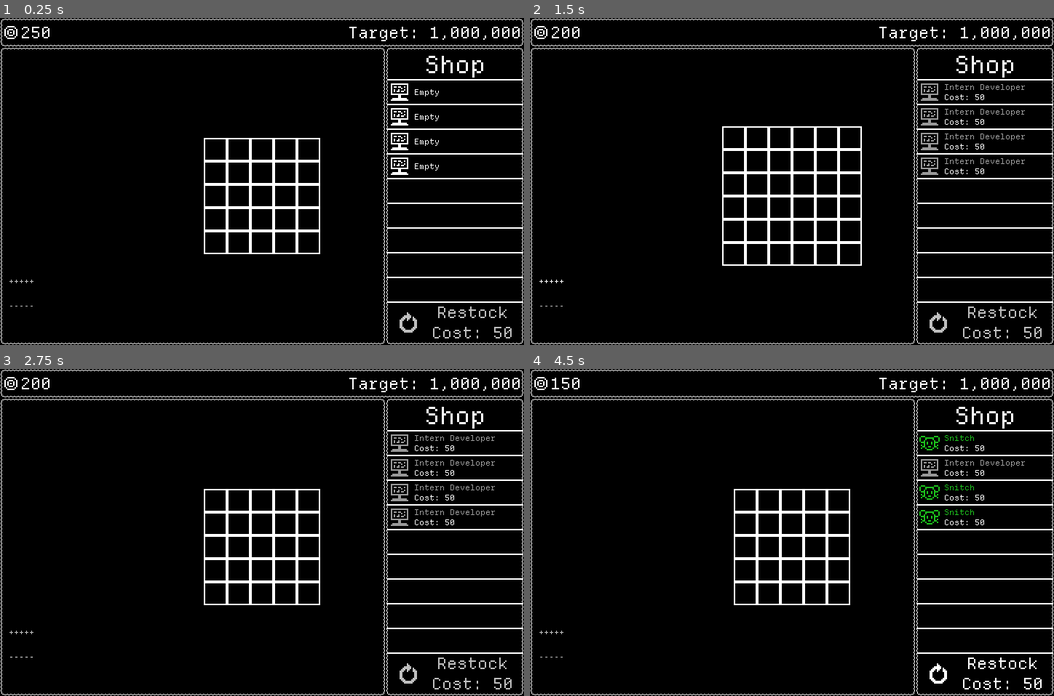
Above: before the commit, frames 1-4 (two rows, left to right).
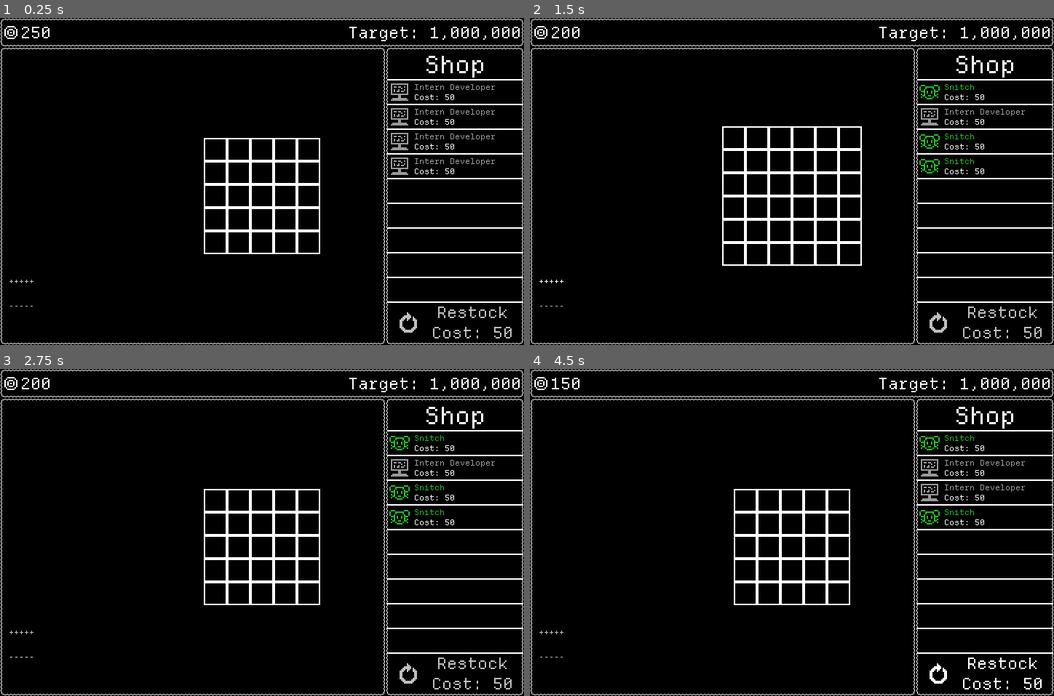
Above: after the commit, the same moments.

Repository: GemDust0/TooBigToFail
Game: Godot game, scene res://Scenes/CorporateSim.tscn
Two runs of this game, one before a commit and one after it. Both use one fixed random seed, a clock stepped at 60 frames per second and the inputs below. This scene is started directly instead of the project's main scene.
Inputs:
- Up to frame 1 (0.25 s): no input
- Up to frame 2 (1.5 s): click "Restock Cost: 50" at 0.5 s; click "+++++" at 1.25 s
- Up to frame 3 (2.75 s): click "-----" at 2 s
- Up to frame 4 (4.5 s): click "+++++" at 2.75 s; click "-----" at 3.5 s; click "Restock Cost: 50" at 4.25 s

The runs differ from the first frame. In frame 1, 0.9% of the frame differs, in the area x 74-95%, y 20-48%; in frame 2, 0.6%; in frame 3, 0.6%; in frame 4, 0.2%.

Commit message:
Free Restock existence

Diff:
--- a/Scripts/EmployeeShop.gd
+++ b/Scripts/EmployeeShop.gd
@@ -17,7 +17,7 @@
 	add_slot()
 	add_slot()
 	add_slot()
-	restock()
+	restock(true)
 
 func add_slot() -> void:
 	var slot: ShopSlot = slot_scene.instantiate()
@@ -25,11 +25,13 @@
 	sim.money_changed.connect(slot.update_description)
 	slots_node.add_child(slot)
 
-func restock() -> void:
-	if sim.money >= 50:
+func restock(ignore_cost: bool=false) -> void:
+	if sim.money < 50 && !ignore_cost:
+		return
+	elif !ignore_cost:
 		sim.money -= 50
-		for slot: ShopSlot in slots:
-			slot.set_employee(get_random_employee(), sim.money)
+	for slot: ShopSlot in slots:
+		slot.set_employee(get_random_employee(), sim.money)
 
 func get_random_employee() -> Employee:
 	return employees[randi()%employees.size()].instantiate()
